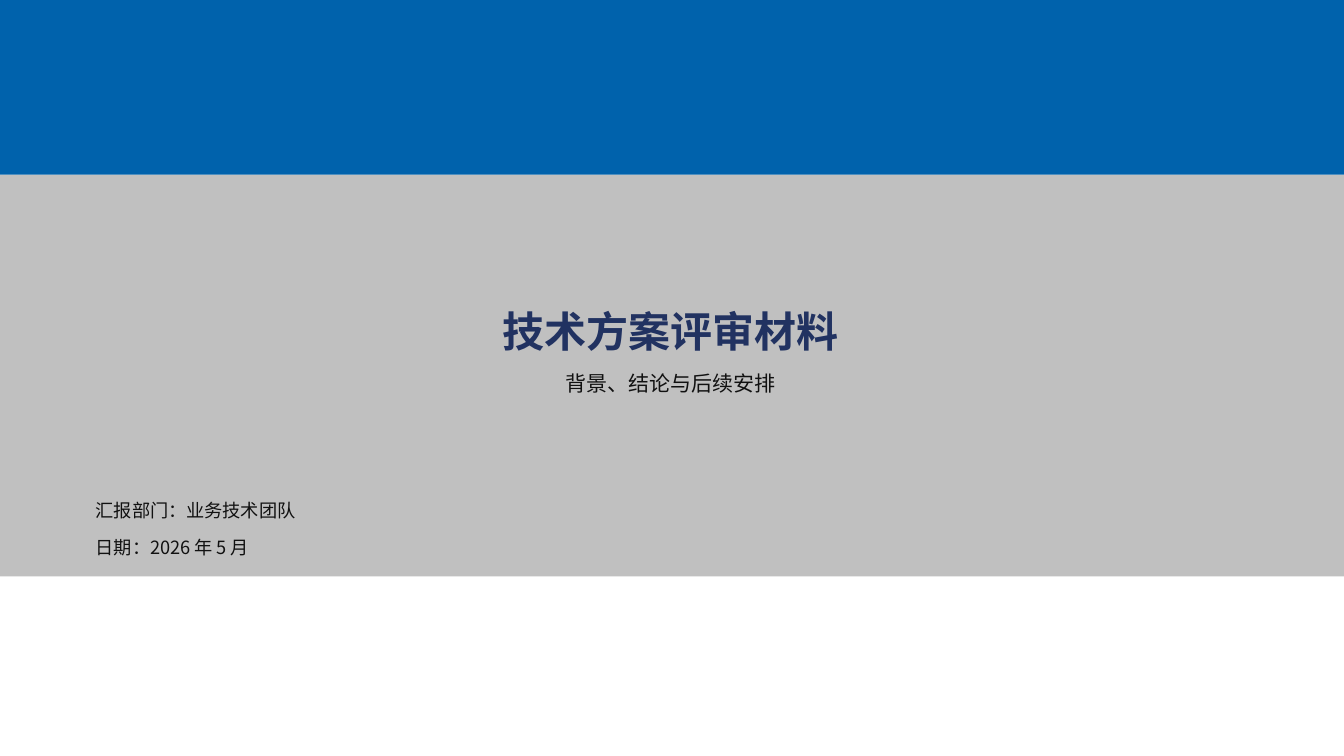
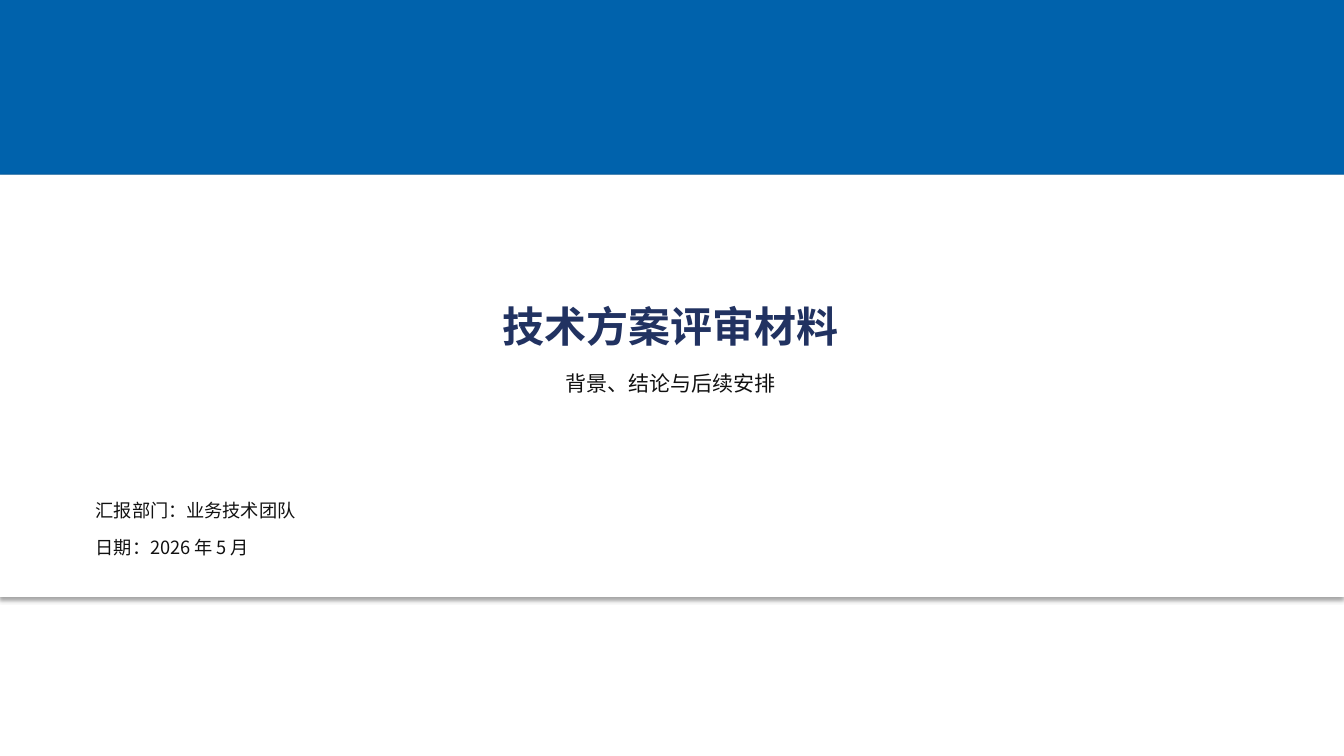
Before and after one commit to glm1024/idtpptx, a slide deck: slide 1 of assets/templates/inspur-pragmatic-template-v1.pptx. Drawn at 1344x756 pixels with LibreOffice and Linux fonts; fonts in the diff are those of the drawing; background and template pictures are left out. Boxes give left, top, right and bottom in pixels: in the first picture for what was removed or moved away, otherwise in the second. Text is boxed around its words. In the diff, an @@ line names an element or a change of style, - is before the commit and + after.

```diff
--- a/assets/templates/inspur-pragmatic-template-v1.pptx
+++ b/assets/templates/inspur-pragmatic-template-v1.pptx
@@ rectangle added at (0, 175, 1344, 597), fill #FFFFFF, outline #FFFFFF 0.75 pt @@
@@ text "技术方案评审材料" at (502, 306, 838, 346): line spacing 1.2 to 1; less space between paragraphs @@
```
Also in this commit, not shown: 13 other files.
